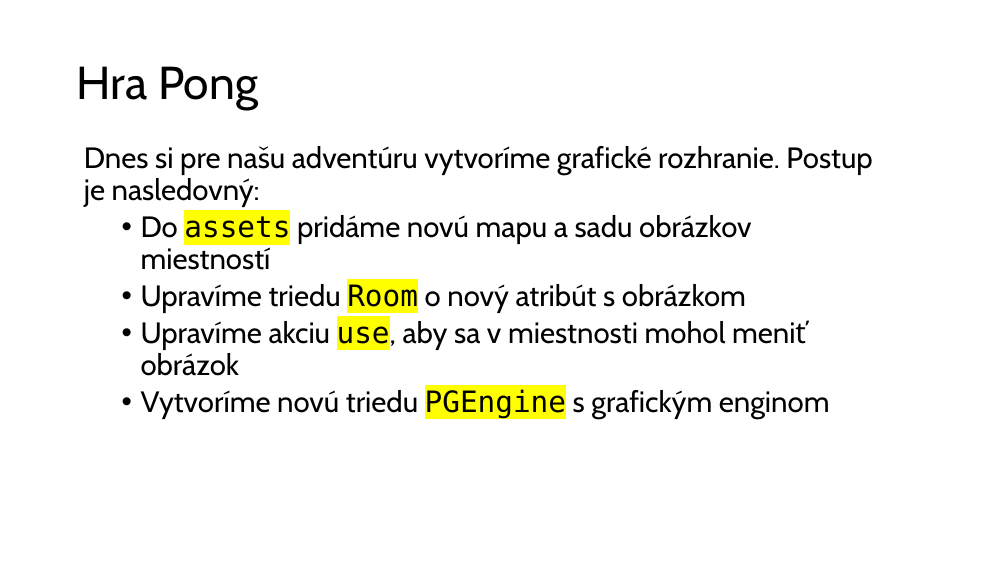
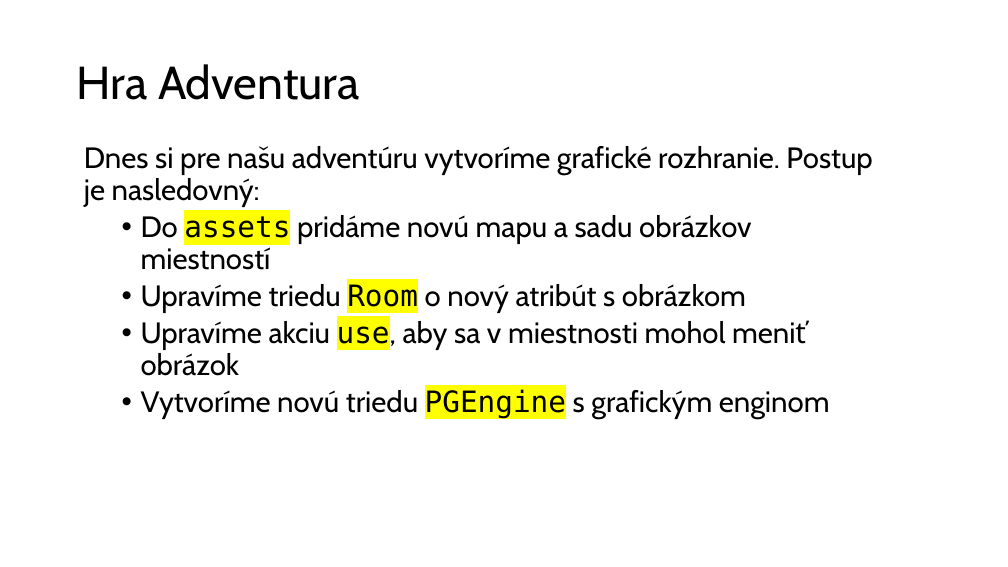
Before and after one commit to wagjo/oop, a slide deck: slide 8 of prezentacie/p14w.pptx. Drawn at 1008x567 pixels with LibreOffice and Linux fonts; fonts in the diff are those of the drawing. Boxes give left, top, right and bottom in pixels: in the first picture for what was removed or moved away, otherwise in the second. Text is boxed around its words. In the diff, an @@ line names an element or a change of style, - is before the commit and + after.

```diff
--- a/prezentacie/p14w.pptx
+++ b/prezentacie/p14w.pptx
@@ title at (77, 64, 359, 100): text changed @@
-Hra Pong
+Hra Adventura
```
Also in this commit, not shown: 3 other files.
